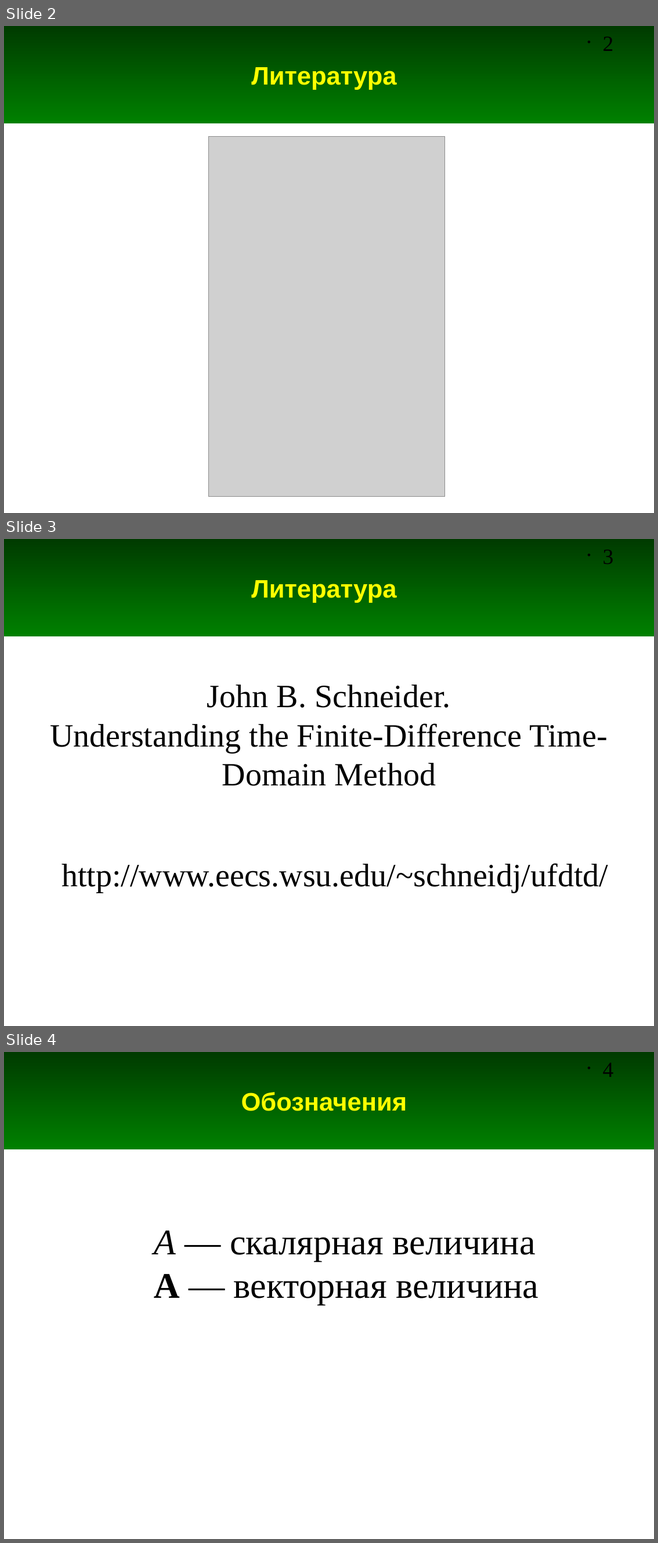
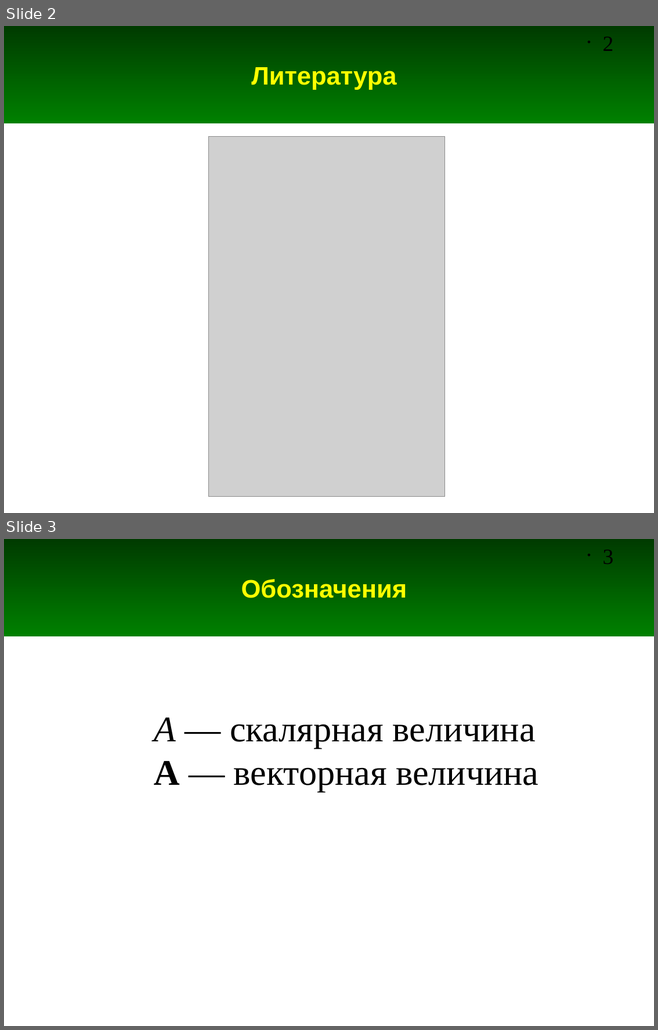
Before and after one commit to andris0147sv/modelling, a slide deck: presentations/1. Problem Statement.odp. Shown one above the other, each under a label of ours: slides 2, 3 and 4 before the commit, slides 2 and 3 after it. The pictures are 658x1543 and 658x1030 pixels, drawn with LibreOffice and Linux fonts; fonts in the diff are those of the drawing; grey boxes stand for pictures. Boxes give left, top, right and bottom in pixels: in the first picture for what was removed or moved away, otherwise in the second. Text is boxed around its words. In the diff, an @@ line names an element or a change of style, - is before the commit and + after.

```diff
--- a/presentations/1. Problem Statement.odp
+++ b/presentations/1. Problem Statement.odp
@@ slide 3 removed at (4, 539, 654, 1026), background #FFFFFF; not listed: 2 template elements that a slide beside it also shows @@
@@ title removed at (251, 580, 396, 603) @@
-Литература
@@ text removed at (50, 685, 607, 786) @@
-John B. Schneider.
-Understanding the Finite-Difference Time-Domain Method
@@ text removed at (61, 863, 608, 893) @@
-http://www.eecs.wsu.edu/~schneidj/ufdtd/
@@ what was slide 4 is now slide 3 @@
@@ page number at (603, 549, 614, 564): text changed @@
-• 4
+• 3
```
Also in this commit, not shown: 1 slide added, 1 other slide removed.
